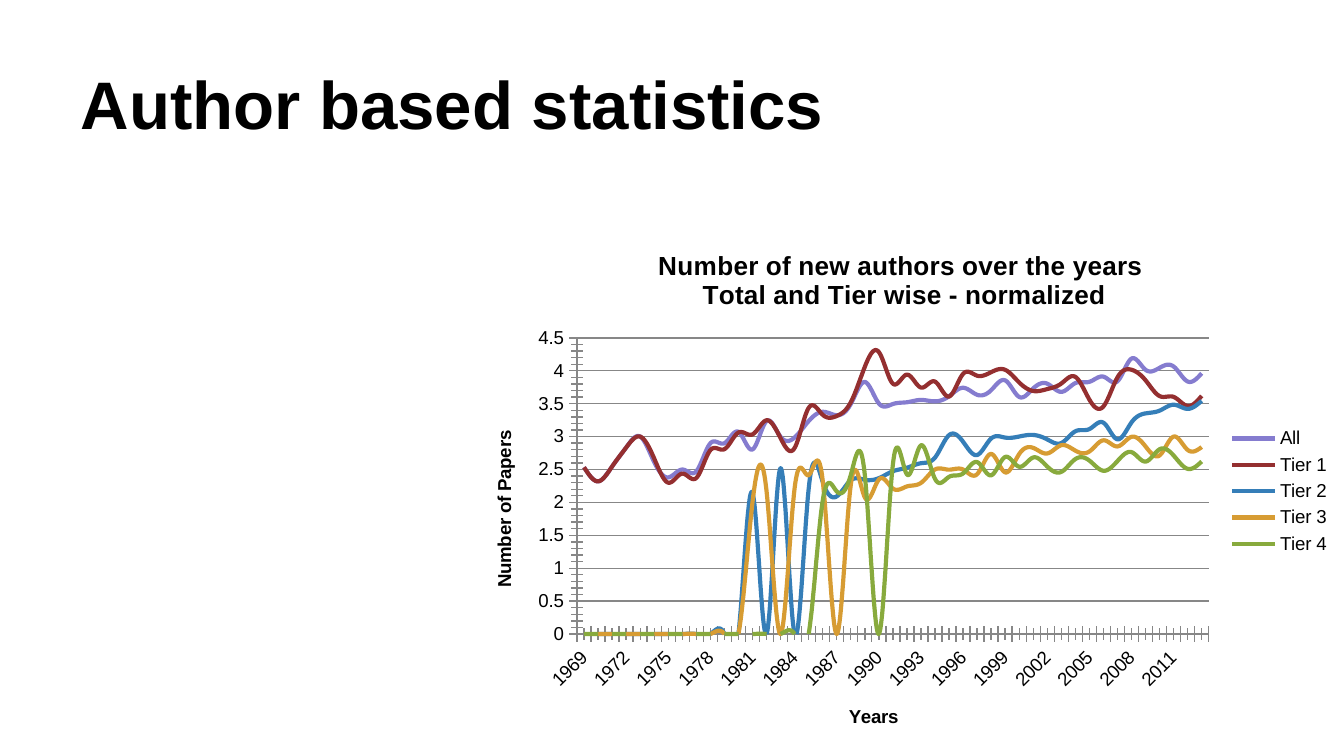
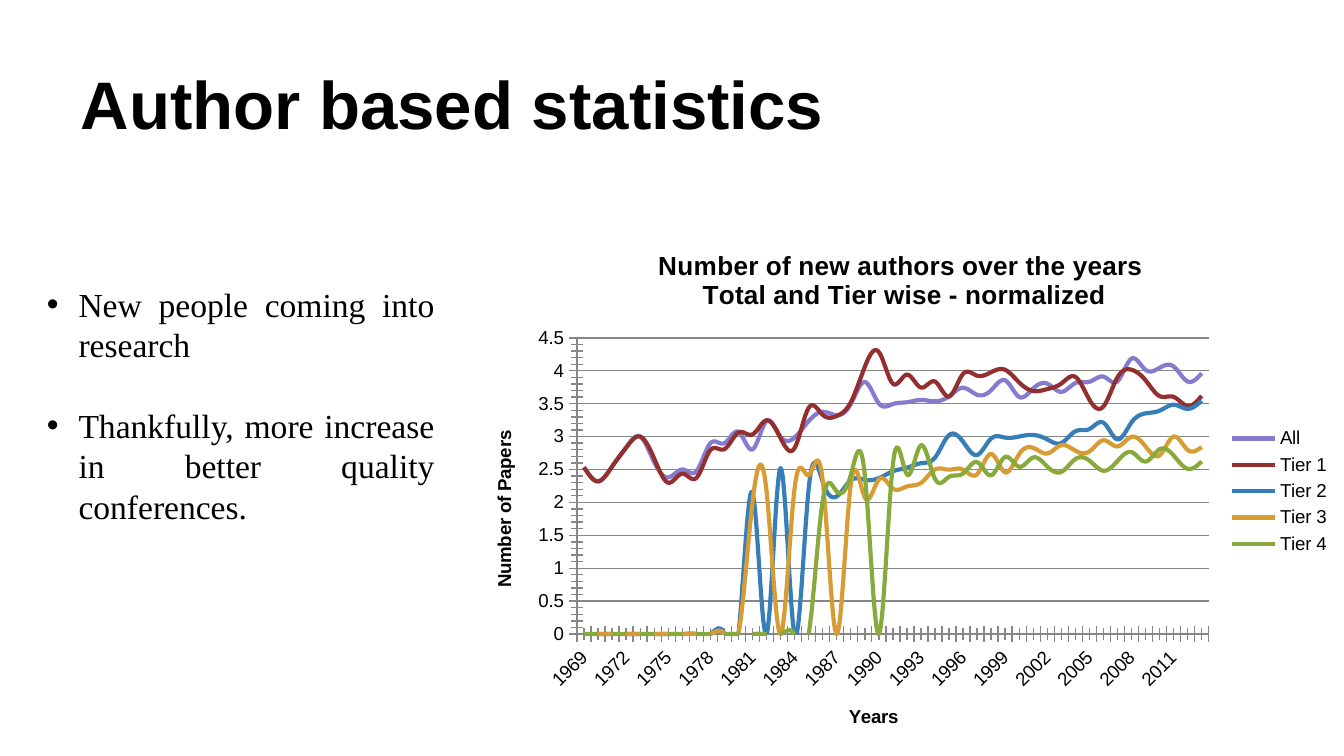
Before and after one commit to ag3859/RTBDProject, a slide deck: slide 16 of RTBD.pptx (slide 15 before the commit). Drawn at 1344x756 pixels with LibreOffice and Linux fonts; fonts in the diff are those of the drawing. Boxes give left, top, right and bottom in pixels: in the first picture for what was removed or moved away, otherwise in the second. Text is boxed around its words. In the diff, an @@ line names an element or a change of style, - is before the commit and + after.

Commit message:
updated text to graphs

```diff
--- a/RTBD.pptx
+++ b/RTBD.pptx
@@ text added at [79,293,434,520], 18 pt, text #000000 @@
+• New people coming into research
+• Thankfully, more increase in better quality conferences.
```
Also in this commit, not shown: 7 other slides changed, 2 slides added.
